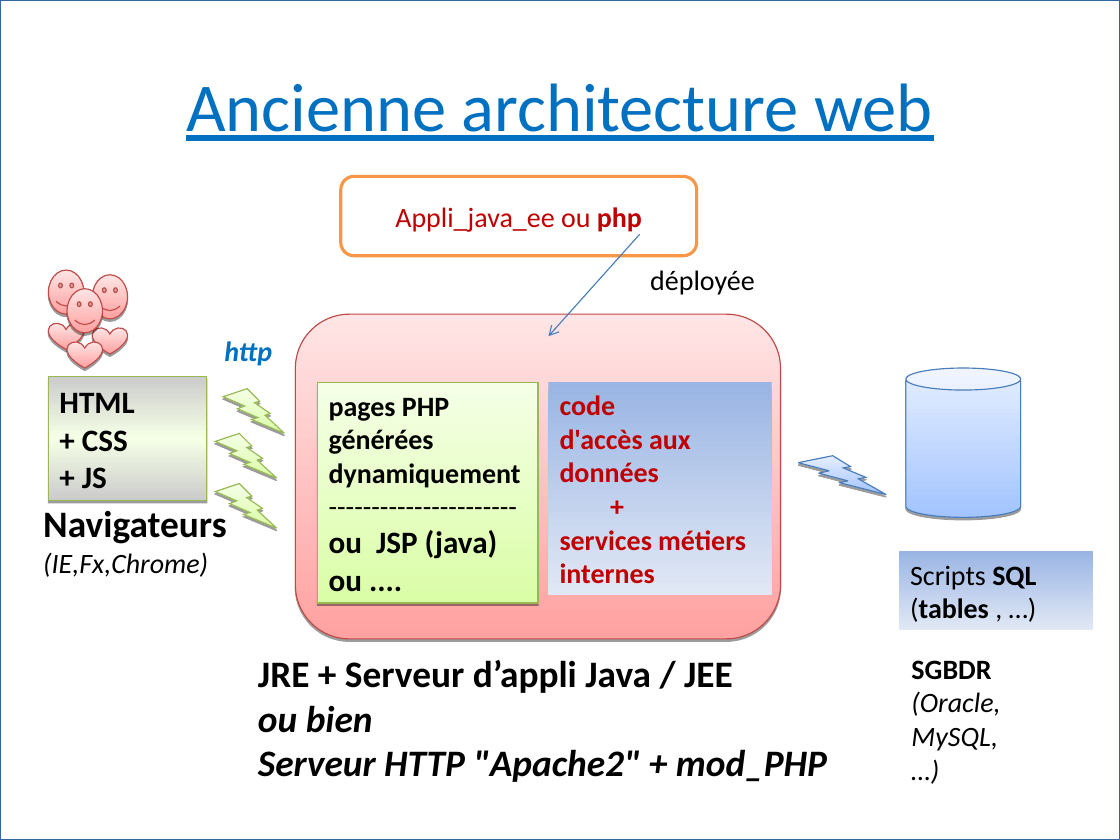
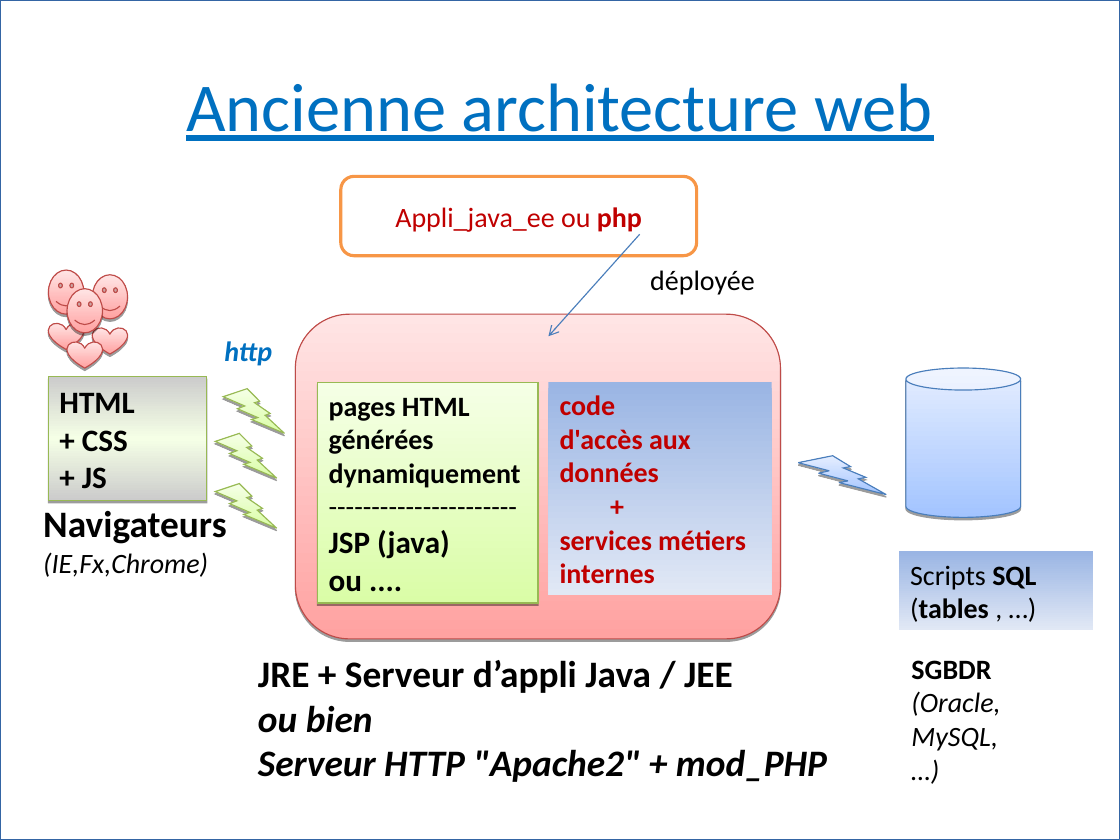
Before and after one commit to didier-tp/spring6_2024, a slide deck: slide 1 of doc/architectures_web.ppt. Drawn at 1120x840 pixels with LibreOffice and Linux fonts; fonts in the diff are those of the drawing. Boxes give left, top, right and bottom in pixels: in the first picture for what was removed or moved away, otherwise in the second. Text is boxed around its words. In the diff, an @@ line names an element or a change of style, - is before the commit and + after.

```diff
--- a/doc/architectures_web.ppt
+++ b/doc/architectures_web.ppt
@@ text in rectangle at <box>329,398,470,421</box>: text changed @@
-pages PHP
+pages HTML
@@ text in rectangle at <box>329,530,450,592</box>: text changed @@
-ou JSP (java)
-ou ....
+JSP (java)
+ou ....
```
Also in this commit, not shown: 8 other files.
